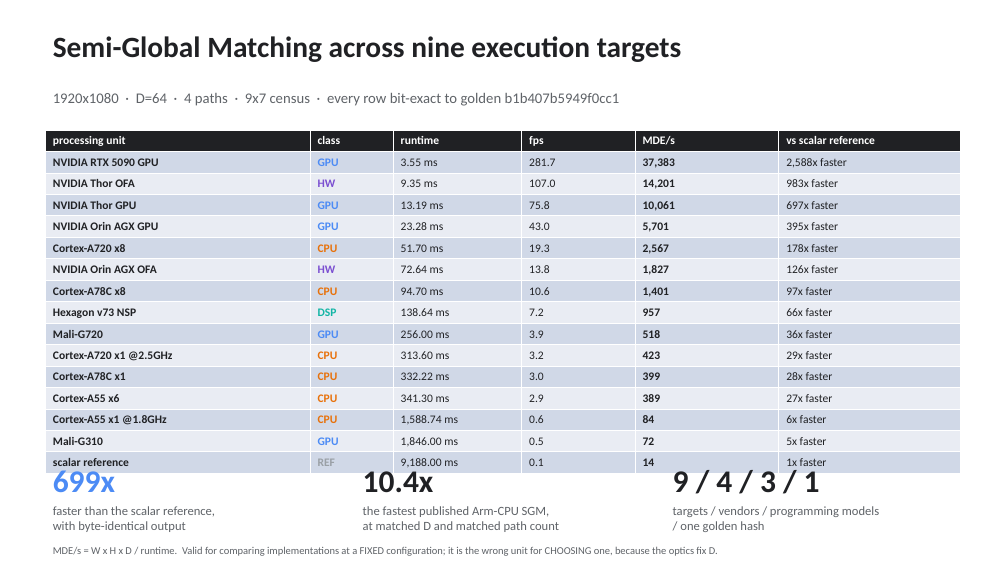
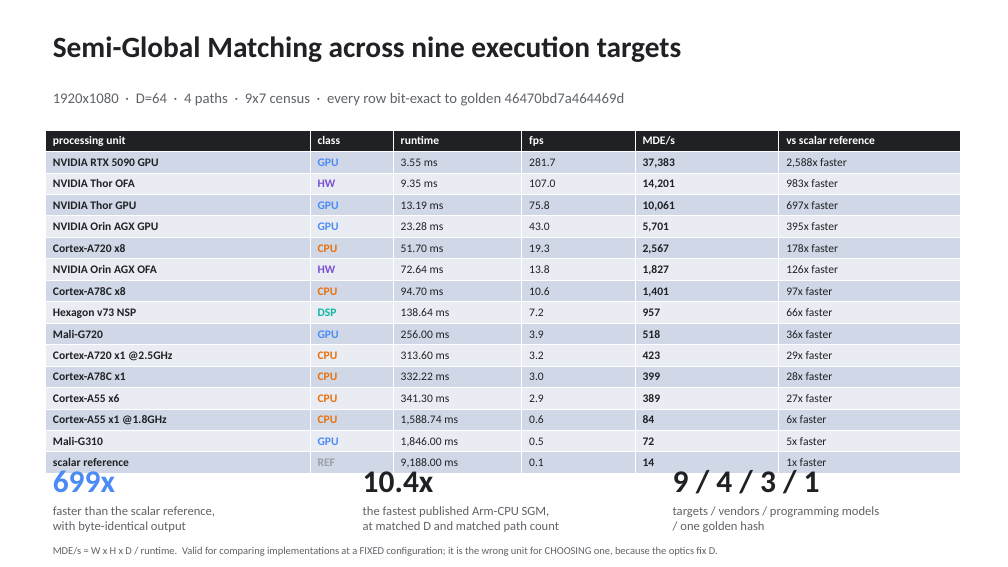
Before and after one commit to kylefoxaustin/sgm-bench, a slide deck: slide 1 of docs/sgm-results.pptx. Drawn at 1008x567 pixels with LibreOffice and Linux fonts; fonts in the diff are those of the drawing. Boxes give left, top, right and bottom in pixels: in the first picture for what was removed or moved away, otherwise in the second. Text is boxed around its words. In the diff, an @@ line names an element or a change of style, - is before the commit and + after.

Commit message:
docs: regenerate figure and deck against the corrected golden hash

```diff
--- a/docs/sgm-results.pptx
+++ b/docs/sgm-results.pptx
@@ text at bbox=[53, 93, 625, 106]: text changed @@
-1920x1080 · D=64 · 4 paths · 9x7 census · every row bit-exact to golden b1b407b5949f0cc1
+1920x1080 · D=64 · 4 paths · 9x7 census · every row bit-exact to golden 46470bd7a464469d
```
Also in this commit, not shown: 1 other file.
